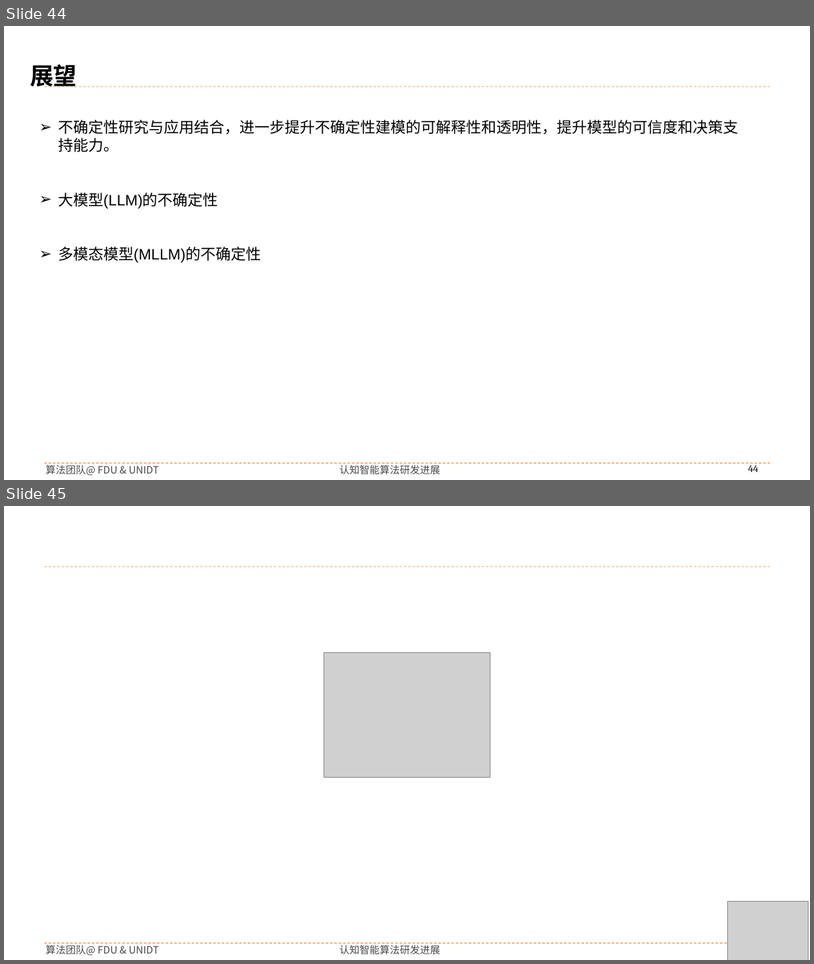
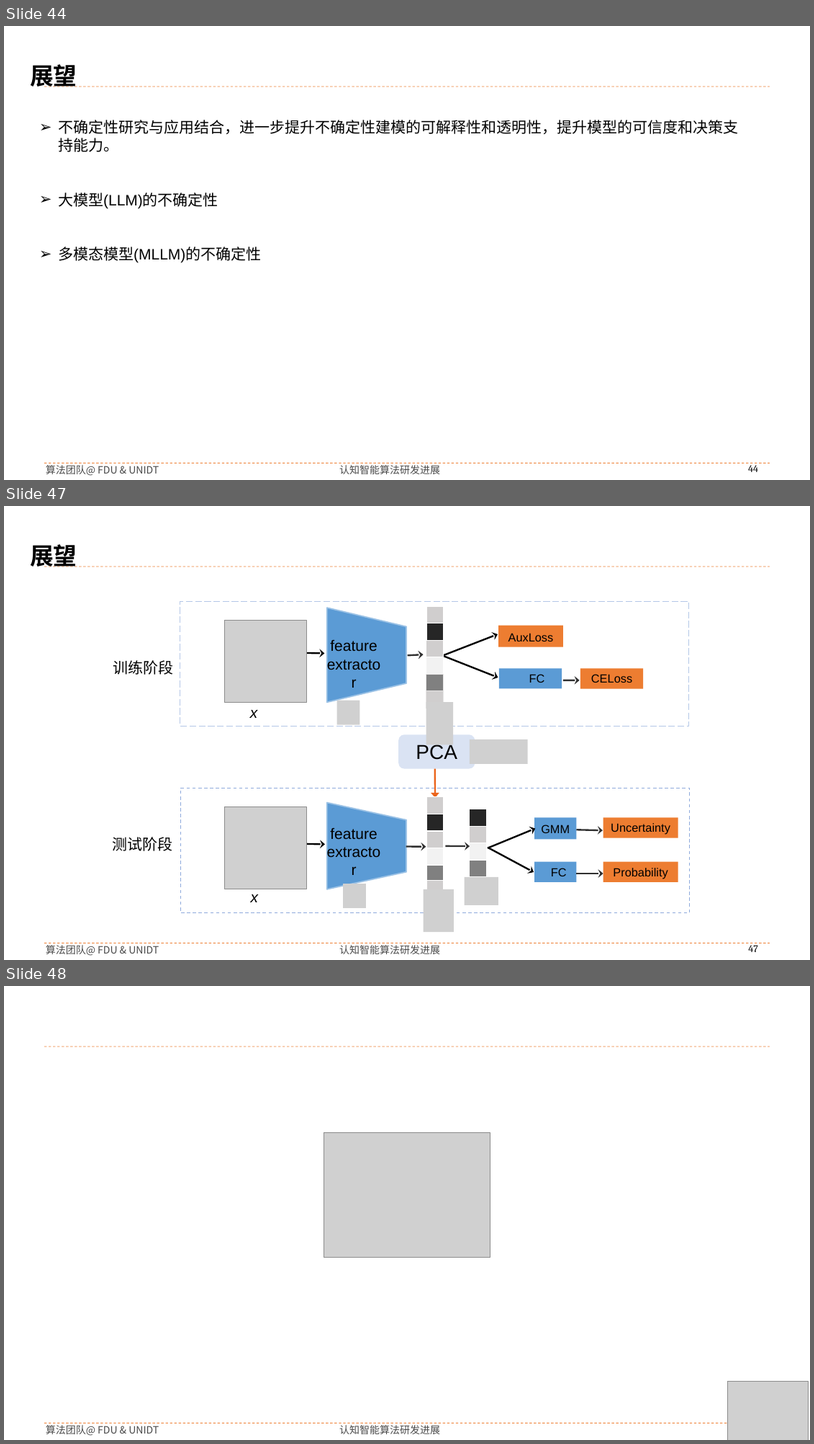
Before and after one commit to buyizhiyou/YYMUncertainty, a slide deck: pre/2024-12-21.pptx. Shown one above the other, each under a label of ours: slides 44 and 45 before the commit, slides 44, 47 and 48 after it; the slides between them are not shown. The pictures are 814x964 and 814x1444 pixels, drawn with LibreOffice and Linux fonts; fonts in the diff are those of the drawing; grey boxes stand for pictures; background and template pictures are left out. Boxes give left, top, right and bottom in pixels: in the first picture for what was removed or moved away, otherwise in the second. Text is boxed around its words. In the diff, an @@ line names an element or a change of style, - is before the commit and + after.

```diff
--- a/pre/2024-12-21.pptx
+++ b/pre/2024-12-21.pptx
@@ slide 47 added at bbox=[4, 506, 810, 960], background #FFFFFF; not listed: 5 template elements that a slide beside it also shows @@
@@ text added at bbox=[30, 544, 77, 566], 28 pt, text #000000, bold @@
+展望
@@ group added at bbox=[113, 601, 690, 932]: 25 rectangles, 14 arrows, 8 pictures, 6 texts, 2 flow chart manual operations, 1 rounded rectangle @@
+训练阶段
+测试阶段
+PCA
+FC
+AuxLoss
+CELoss
+FC
+GMM
+Probability
+Uncertainty
+feature
+extractor
+x
+x
+feature
+extractor
@@ what was slide 45 is now slide 48 @@
```
Also in this commit, not shown: 2 other slides added, 53 other files.
